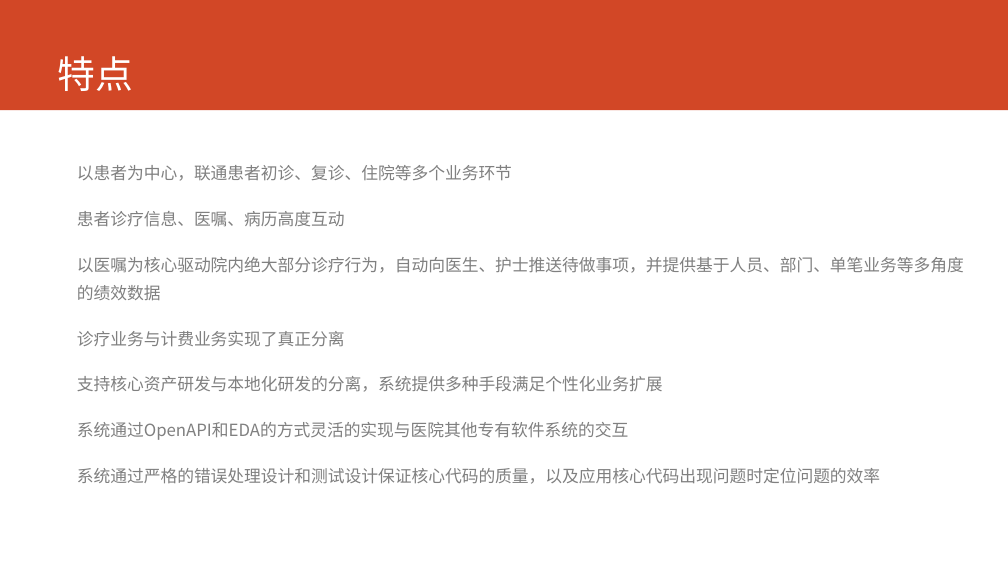
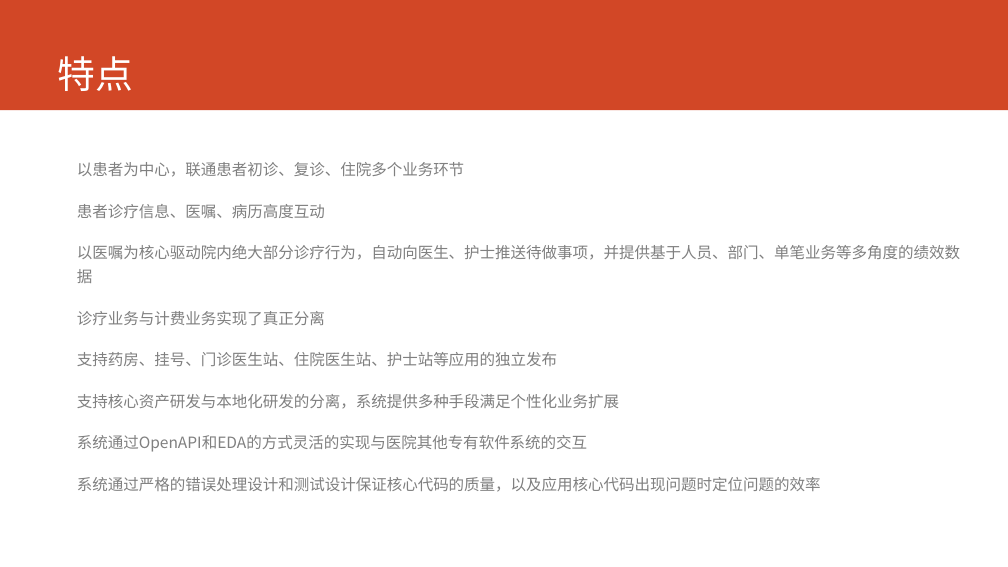
Before and after one commit to AppSecAI-TEST/hospital, a slide deck: slide 2 of doc/EVE新一代HIS核心系统.pptx. Drawn at 1008x567 pixels with LibreOffice and Linux fonts; fonts in the diff are those of the drawing. Boxes give left, top, right and bottom in pixels: in the first picture for what was removed or moved away, otherwise in the second. Text is boxed around its words. In the diff, an @@ line names an element or a change of style, - is before the commit and + after.

```diff
--- a/doc/EVE新一代HIS核心系统.pptx
+++ b/doc/EVE新一代HIS核心系统.pptx
@@ text at (77,162,464,177): text changed; size 16 to 14.8 pt @@
-以患者为中心，联通患者初诊、复诊、住院等多个业务环节
+以患者为中心，联通患者初诊、复诊、住院多个业务环节
@@ text at (77,204,960,492): size 16 to 14.8 pt in "患者诊疗信息、医嘱、病历高度互动", "以医嘱为核心驱动院内绝大部分诊疗行为，自动向医生、护士推送待做事项，并提供基于人员、部门、单笔业务等多角度的绩效数据", "诊疗业务与计费业务实现了真正分离", "支持核心资产研发与本地化研发的分离，系统提供多种手段满足个性化业务扩展" and 2 more places; line spacing 1.4 to 1.3 @@
@@ text at (77,352,557,366): paragraph added @@
+支持药房、挂号、门诊医生站、住院医生站、护士站等应用的独立发布
```
Also in this commit, not shown: 2 slides added.
